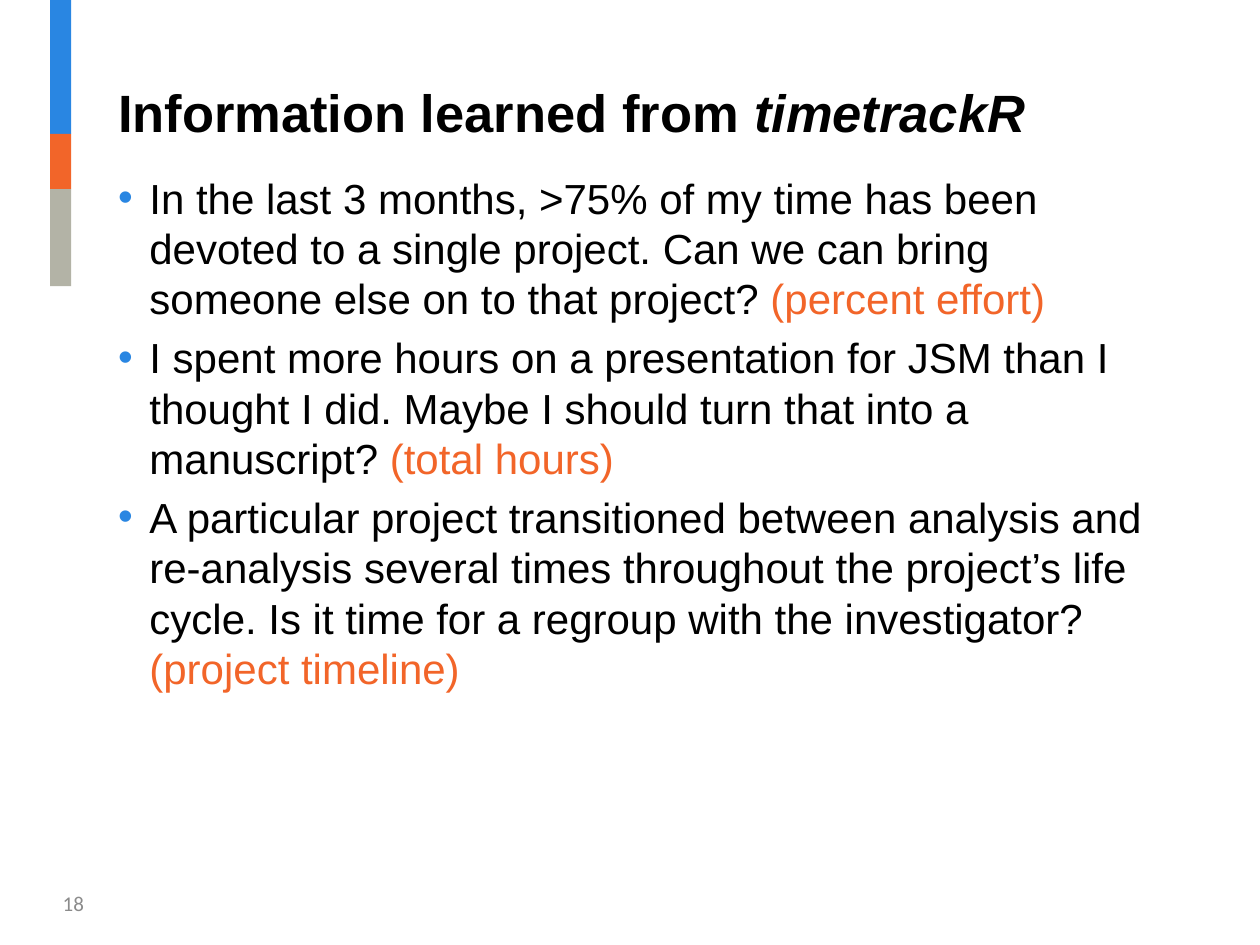
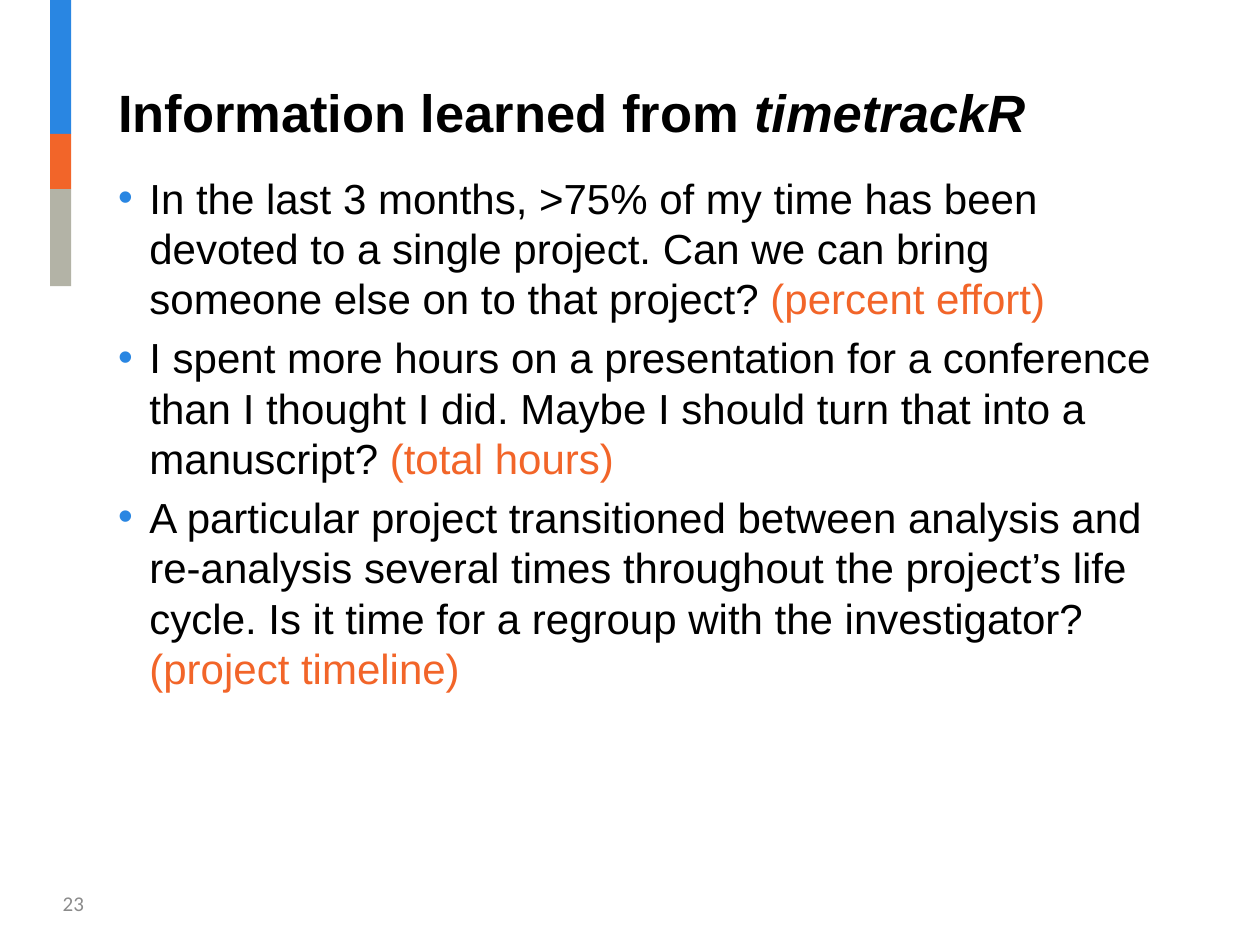
Before and after one commit to jalavery/timetrackR, a slide deck: slide 23 of Strategy and Innovation timetrackR Presentation.pptx (slide 18 before the commit). Drawn at 1260x945 pixels with LibreOffice and Linux fonts; fonts in the diff are those of the drawing; background and template pictures are left out. Boxes give left, top, right and bottom in pixels: in the first picture for what was removed or moved away, otherwise in the second. Text is boxed around its words. In the diff, an @@ line names an element or a change of style, - is before the commit and + after.

```diff
--- a/Strategy and Innovation timetrackR Presentation.pptx
+++ b/Strategy and Innovation timetrackR Presentation.pptx
@@ text at box(149, 342, 1151, 482): text changed @@
-• I spent more hours on a presentation for JSM than I thought I did. Maybe I should turn that into a manuscript? (total hours)
+• I spent more hours on a presentation for a conference than I thought I did. Maybe I should turn that into a manuscript? (total hours)
@@ page number at box(63, 897, 84, 911): text changed @@
-18
+23
```
Also in this commit, not shown: 11 other slides changed, 16 slides added, 12 slides removed, 9 other files.
